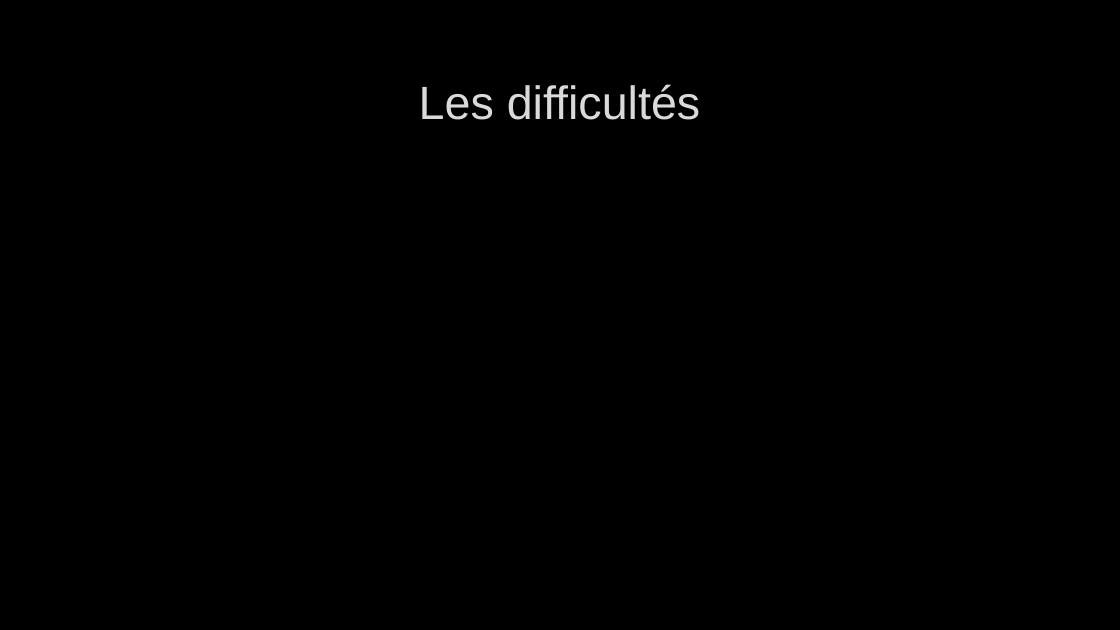
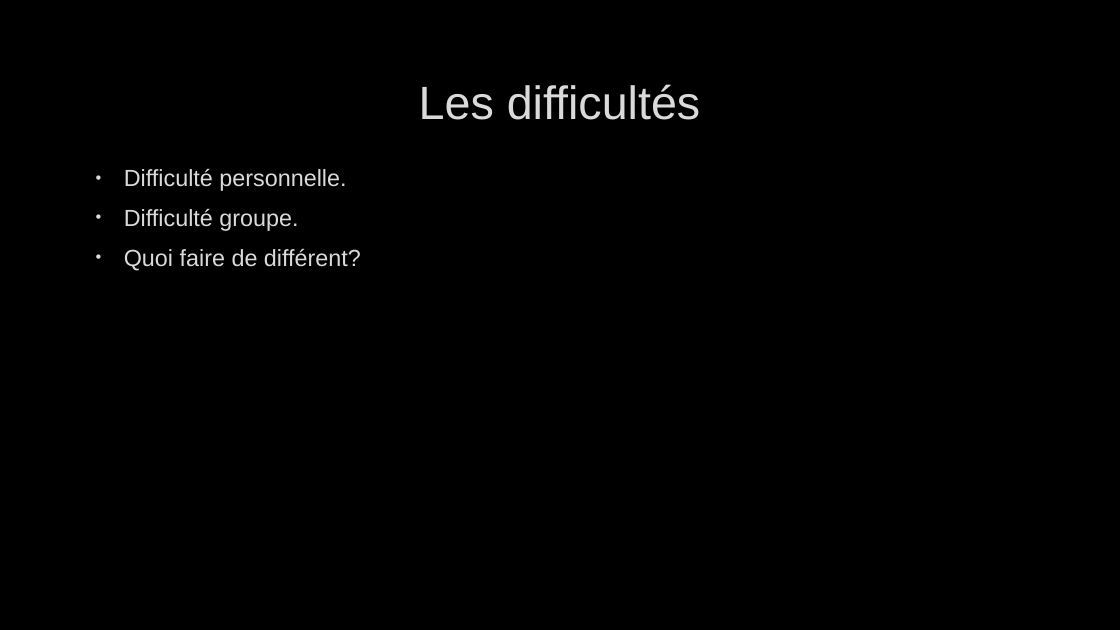
Before and after one commit to llSkyTechll/LegendaryProject, a slide deck: slide 9 of Presentation Legendary Project.pptx. Drawn at 1120x630 pixels with LibreOffice and Linux fonts; fonts in the diff are those of the drawing; background and template pictures are left out. Boxes give left, top, right and bottom in pixels: in the first picture for what was removed or moved away, otherwise in the second. Text is boxed around its words. In the diff, an @@ line names an element or a change of style, - is before the commit and + after.

```diff
--- a/Presentation Legendary Project.pptx
+++ b/Presentation Legendary Project.pptx
@@ text added at (124, 168, 361, 271), 20 pt, text #DADADA @@
+• Difficulté personnelle.
+• Difficulté groupe.
+• Quoi faire de différent?
```
Also in this commit, not shown: 8 other slides changed, 2 slides added, 1 slide removed.
